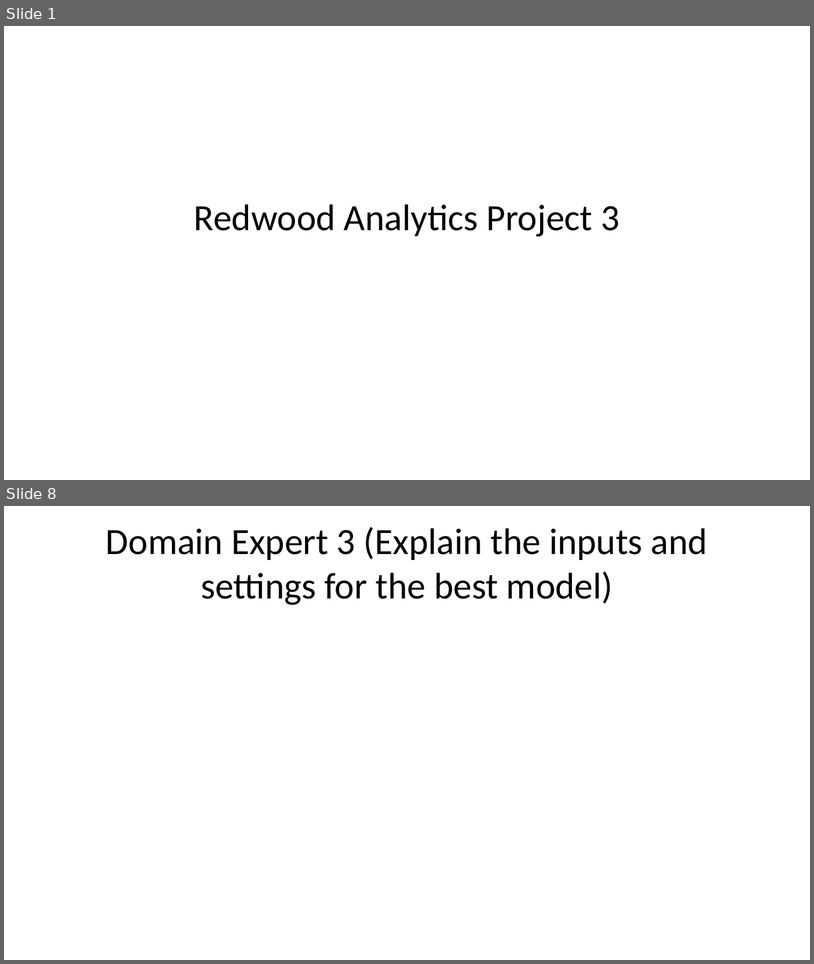
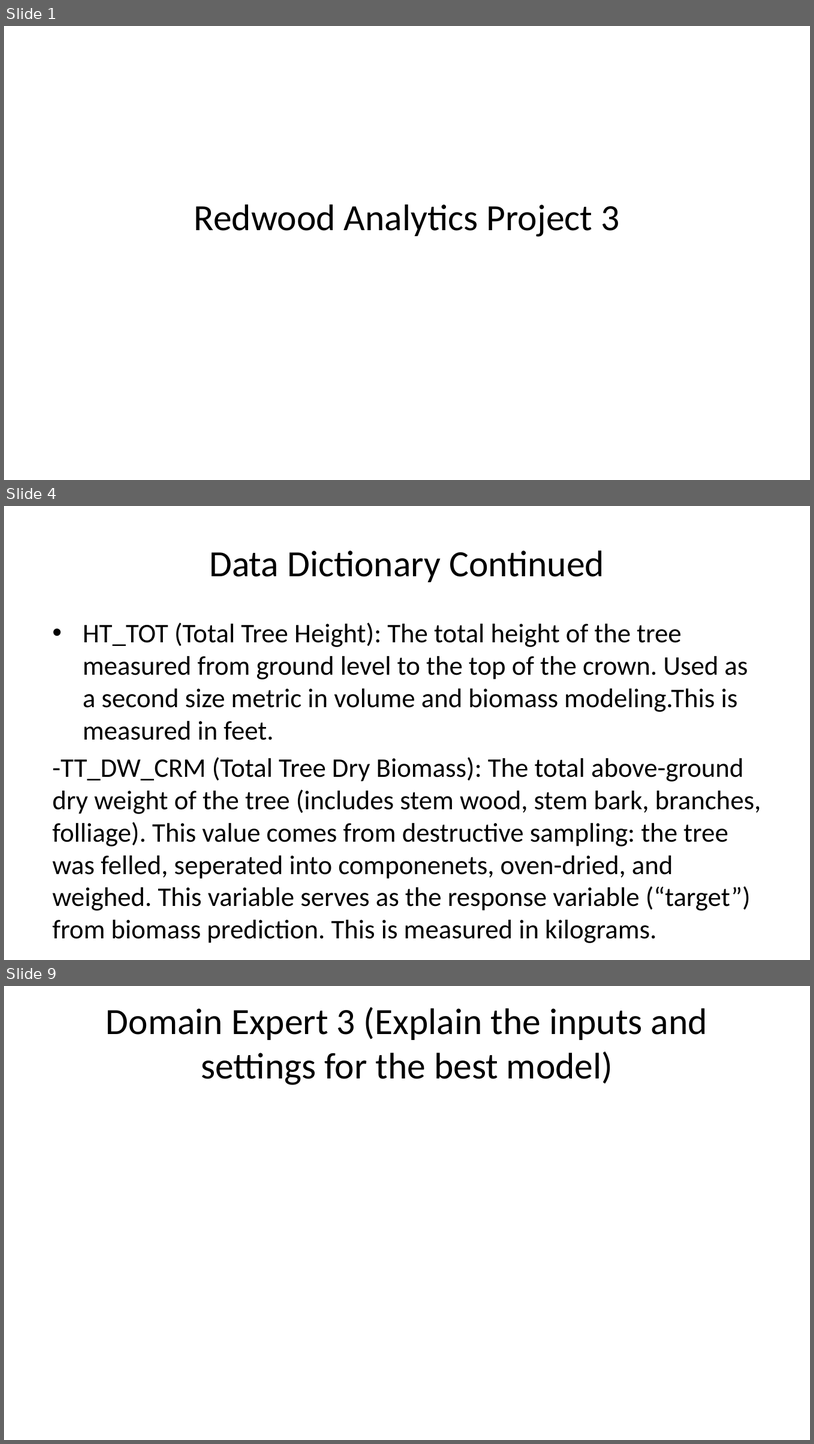
Before and after one commit to deancallahan25/Redwood-Analytics-Portfolio, a slide deck: Project-3/individual-models/data/presentation.pptx. Shown one above the other, each under a label of ours: slides 1 and 8 before the commit, slides 1, 4 and 9 after it; the slides between them are not shown. The pictures are 814x964 and 814x1444 pixels, drawn with LibreOffice and Linux fonts; fonts in the diff are those of the drawing. Boxes give left, top, right and bottom in pixels: in the first picture for what was removed or moved away, otherwise in the second. Text is boxed around its words. In the diff, an @@ line names an element or a change of style, - is before the commit and + after.

```diff
--- a/Project-3/individual-models/data/presentation.pptx
+++ b/Project-3/individual-models/data/presentation.pptx
@@ slide 4 added at <box>4,506,810,960</box>, background #FFFFFF @@
@@ title added at <box>209,550,605,582</box>, 33 pt, text #000000 @@
+Data Dictionary Continued
@@ text added at <box>53,622,762,910</box>, 24 pt, text #000000 @@
+• HT_TOT (Total Tree Height): The total height of the tree measured from ground level to the top of the crown. Used as a second size metric in volume and biomass modeling.This is measured in feet.
+-TT_DW_CRM (Total Tree Dry Biomass): The total above-ground dry weight of the tree (includes stem wood, stem bark, branches, folliage). This value comes from destructive sampling: the tree was felled, seperated into componenets, oven-dried, and weighed. This variable serves as the response variable (“target”) from biomass prediction. This is measured in kilograms.
@@ what was slide 8 is now slide 9 @@
```
Also in this commit, not shown: 2 slides changed, 3 other slides added, 1 slide removed, 5 other files.
